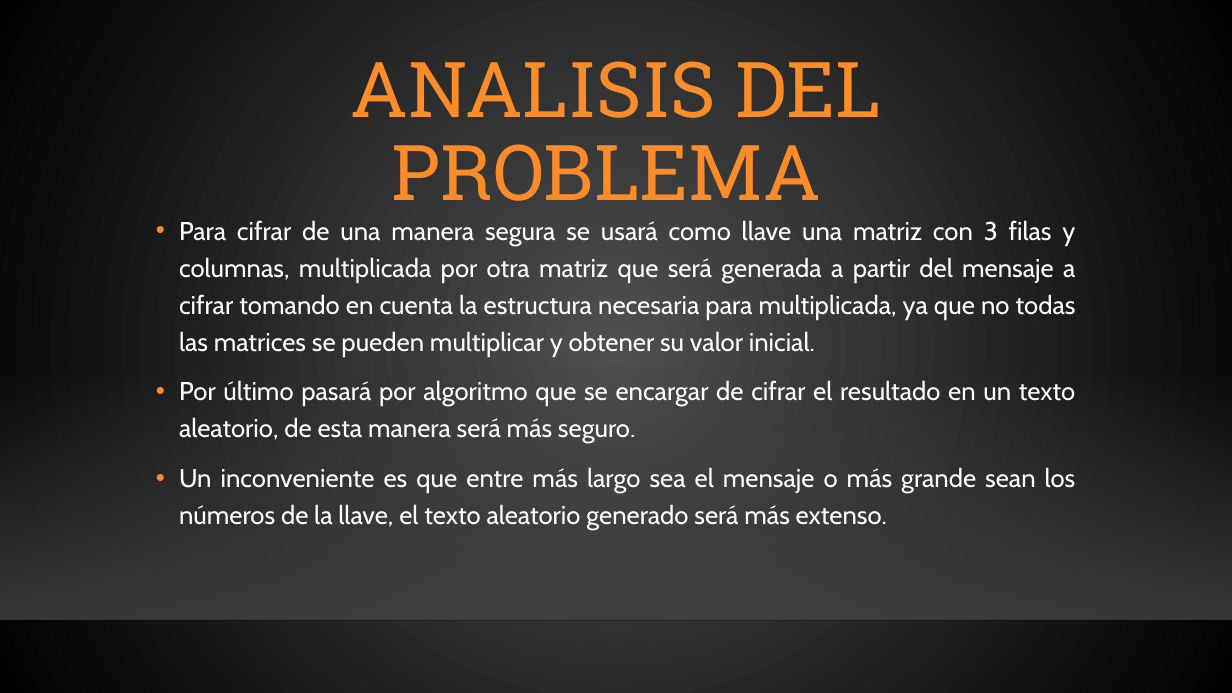
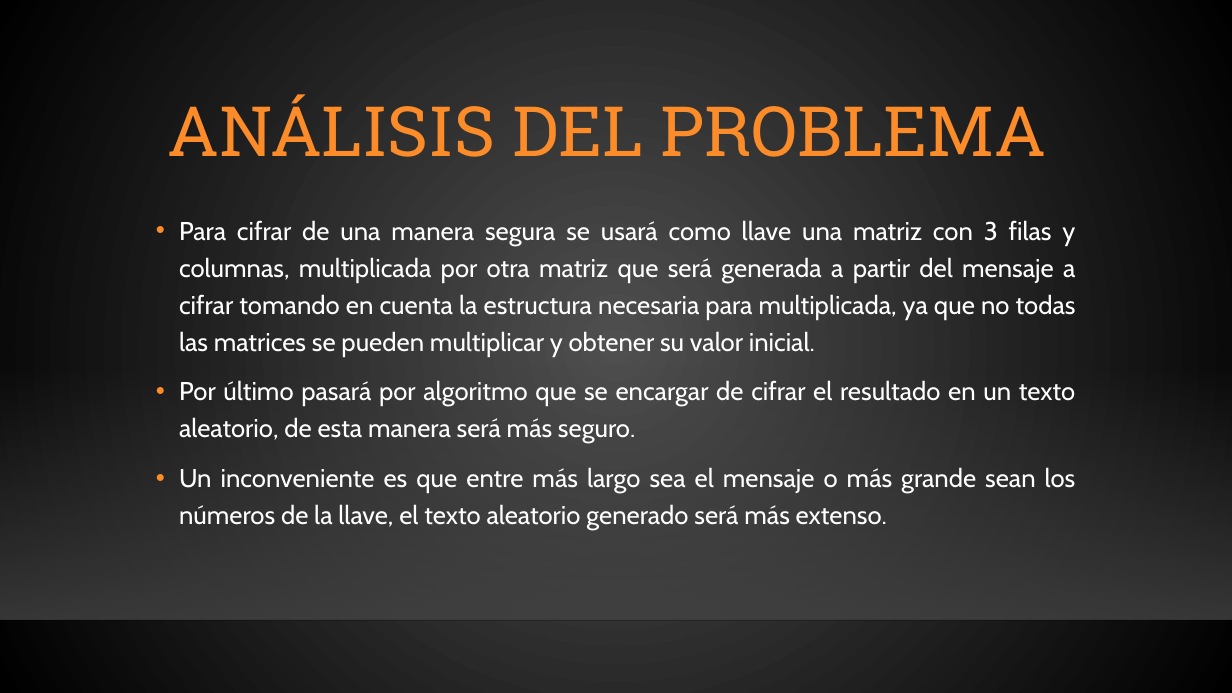
Before and after one commit to dogiloki/Feria_academica, a slide deck: slide 3 of Feria académica.pptx. Drawn at 1232x693 pixels with LibreOffice and Linux fonts; fonts in the diff are those of the drawing; background and template pictures are left out. Boxes give left, top, right and bottom in pixels: in the first picture for what was removed or moved away, otherwise in the second. Text is boxed around its words. In the diff, an @@ line names an element or a change of style, - is before the commit and + after.

```diff
--- a/Feria académica.pptx
+++ b/Feria académica.pptx
@@ title at (168, 94, 1047, 157): text changed; size 60 to 54 pt @@
-ANALISIS DEL PROBLEMA
+ANÁLISIS DEL PROBLEMA
```
Also in this commit, not shown: 2 other slides changed, 6 slides added, 1 other file.
